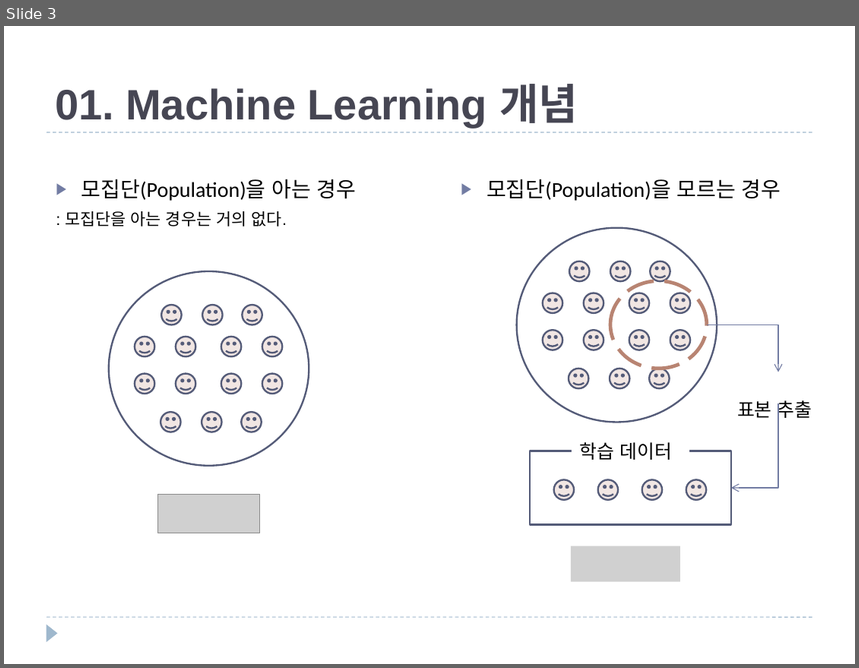
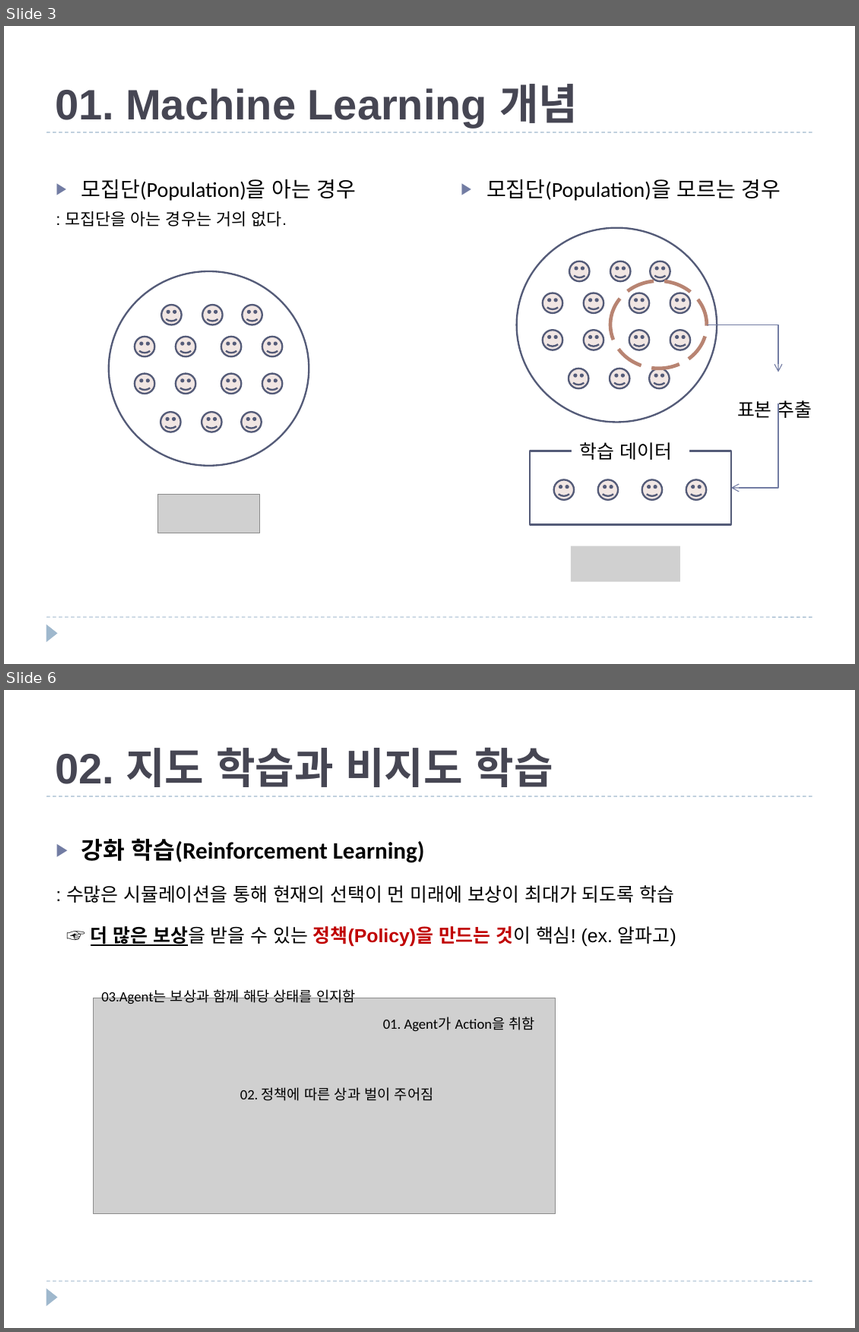
Before and after one commit to JXXA/JXXAGit, a slide deck: Machine Learning 개념과 종류.pptx. Shown one above the other, each under a label of ours: slide 3 before the commit, slides 3 and 6 after it; the slides between them are not shown. The pictures are 859x668 and 859x1332 pixels, drawn with LibreOffice and Linux fonts; fonts in the diff are those of the drawing; grey boxes stand for pictures. Boxes give left, top, right and bottom in pixels: in the first picture for what was removed or moved away, otherwise in the second. Text is boxed around its words. In the diff, an @@ line names an element or a change of style, - is before the commit and + after.

Commit message:
Update Machine Learning 개념과 종류.pptx
2020.10.13 지도/비지도학습 외 ML 종류 정리

```diff
--- a/Machine Learning 개념과 종류.pptx
+++ b/Machine Learning 개념과 종류.pptx
@@ slide 6 added at (x1=4, y1=690, x2=855, y2=1328), background #FFFFFF; not listed: 3 template elements that a slide beside it also shows @@
@@ title added at (x1=55, y1=748, x2=553, y2=787), 36 pt, text #464653, bold @@
+02. 지도 학습과 비지도 학습
@@ text added at (x1=66, y1=838, x2=677, y2=946), 16 pt, text #000000 @@
+▶ 강화 학습(Reinforcement Learning)
+: 수많은 시뮬레이션을 통해 현재의 선택이 먼 미래에 보상이 최대가 되도록 학습
+☞ 더 많은 보상을 받을 수 있는 정책(Policy)을 만드는 것이 핵심! (ex. 알파고)
@@ picture added at (x1=94, y1=998, x2=556, y2=1214) @@
@@ text added at (x1=101, y1=987, x2=355, y2=1004), 12 pt, text #000000 @@
+03.Agent는 보상과 함께 해당 상태를 인지함
@@ text added at (x1=383, y1=1017, x2=535, y2=1031), 12 pt, text #000000 @@
+01. Agent가 Action을 취함
@@ text added at (x1=240, y1=1087, x2=433, y2=1101), 12 pt, text #000000 @@
+02. 정책에 따른 상과 벌이 주어짐
```
Also in this commit, not shown: 4 other slides added.
